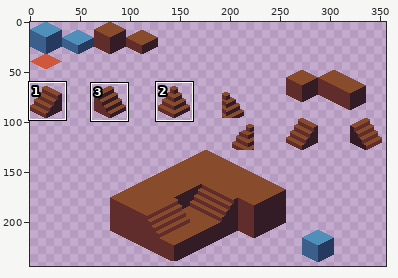
File history of a pixel-art file, game-off-2025-waves/tiles/tiles.aseprite. Above: a wide view before the commit, with the close-up outlined.
Close-up. Before the commit:
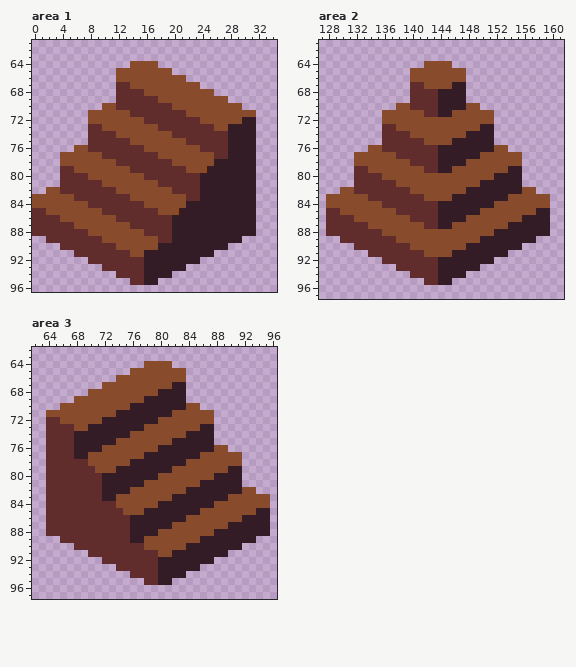
360x360 pixels, 1 frame. Shown: area 1: x 0..34, y 61..96; area 2: x 127..161, y 61..97; area 3: x 62..96, y 62..97. The wide view leaves out empty margins.
The same view after the edit:
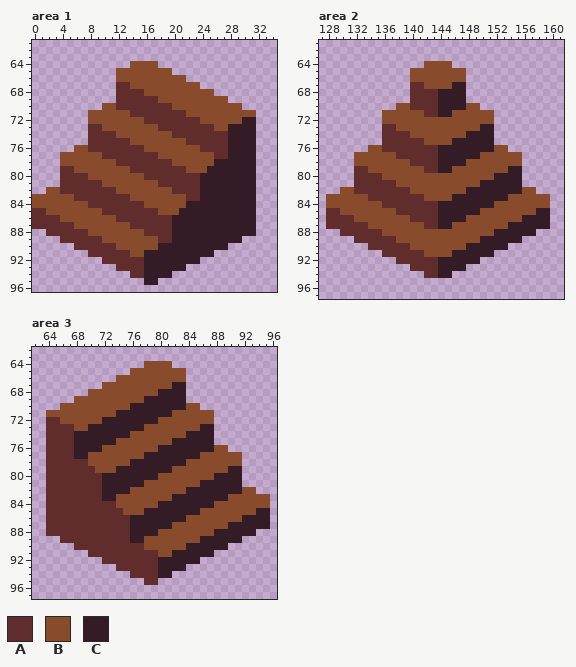
Palette (. is transparent): A #602c2c  B #884b2b  C #341c27
Changes in this commit:
{"where": "area 1, layer \"Layer 1\""}
{"y":88,"x":0,"old":"AA","new":".."}
{"y":89,"x":2,"old":"AA","new":".."}
{"y":90,"x":4,"old":"AA","new":".."}
{"y":91,"x":6,"old":"AA","new":".."}
{"y":92,"x":8,"old":"AA","new":".."}
{"y":93,"x":10,"old":"AA","new":".."}
{"y":94,"x":12,"old":"AA","new":".."}
{"y":95,"x":14,"old":"AA","new":".."}
{"where": "area 2, layer \"Layer 1\""}
{"y":88,"x":128,"old":"AA","new":".."}
{"y":88,"x":158,"old":"CC","new":".."}
{"y":89,"x":130,"old":"AA","new":".."}
{"y":89,"x":156,"old":"CC","new":".."}
{"y":90,"x":132,"old":"AA","new":".."}
{"y":90,"x":154,"old":"CC","new":".."}
{"y":91,"x":134,"old":"AA","new":".."}
{"y":91,"x":152,"old":"CC","new":".."}
{"y":92,"x":136,"old":"AA","new":".."}
{"y":92,"x":150,"old":"CC","new":".."}
{"y":93,"x":138,"old":"AA","new":".."}
{"y":93,"x":148,"old":"CC","new":".."}
{"y":94,"x":140,"old":"AA","new":".."}
{"y":94,"x":146,"old":"CC","new":".."}
{"y":95,"x":142,"old":"AACC","new":"...."}
{"where": "area 3, layer \"Layer 1\""}
{"y":88,"x":94,"old":"CC","new":".."}
{"y":89,"x":92,"old":"CC","new":".."}
{"y":90,"x":90,"old":"CC","new":".."}
{"y":91,"x":88,"old":"CC","new":".."}
{"y":92,"x":86,"old":"CC","new":".."}
{"y":93,"x":84,"old":"CC","new":".."}
{"y":94,"x":82,"old":"CC","new":".."}
{"y":95,"x":80,"old":"CC","new":".."}
{"label":"erased","picture_box":[32,229,144,285]}
{"label":"erased","picture_box":[326,229,550,285]}
{"label":"erased","picture_box":[158,529,270,585]}
